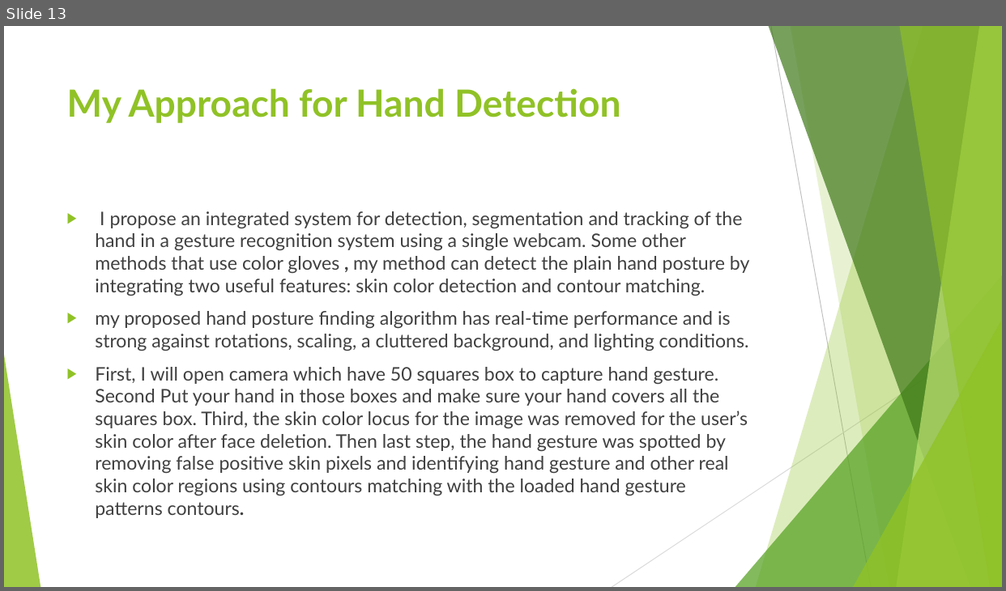
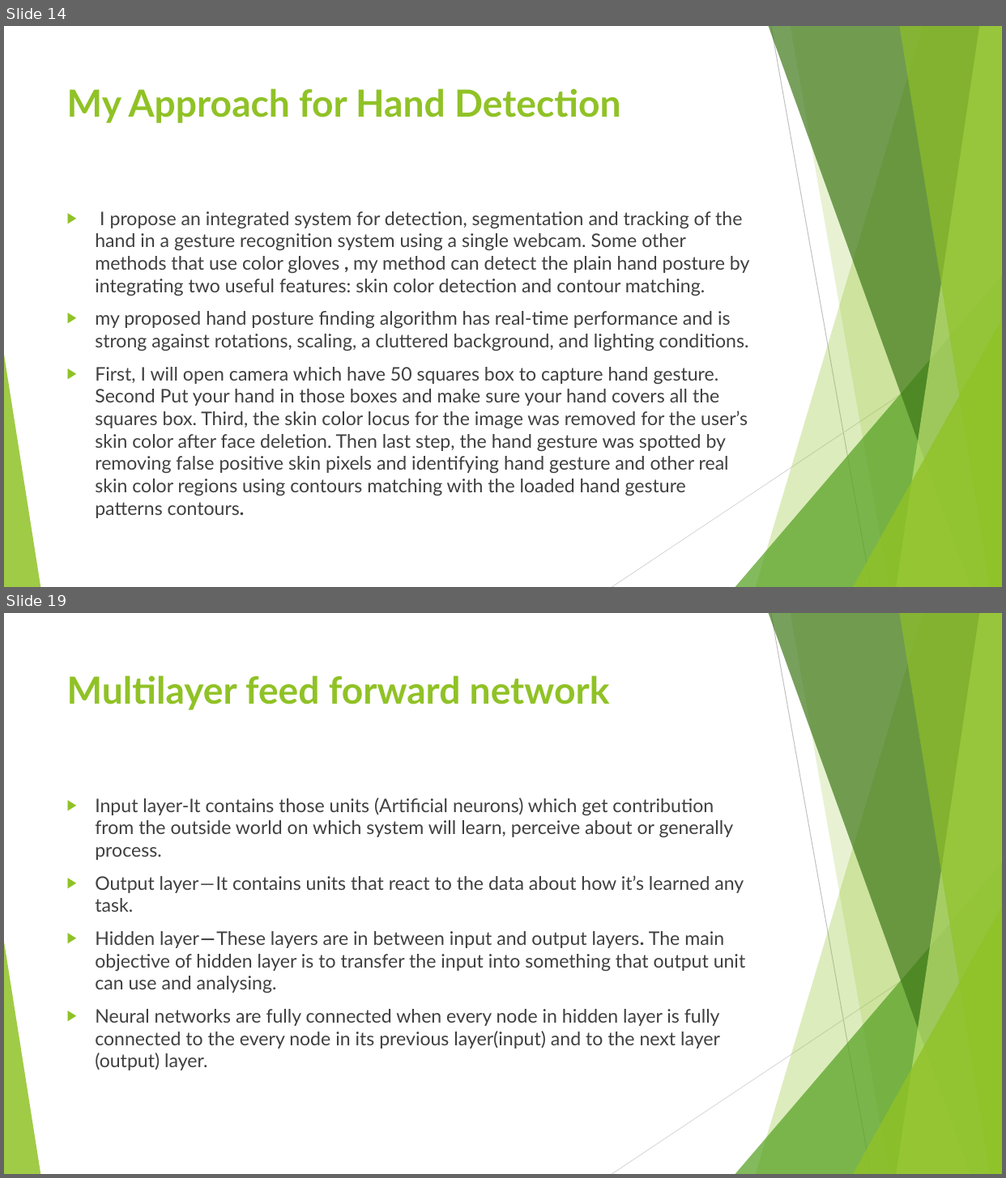
Before and after one commit to sandipgoswami/Mythesis, a slide deck: Sign language/Thesis PPT 0362577.pptx. Shown one above the other, each under a label of ours: slide 13 before the commit, slides 14 and 19 after it; the slides between them are not shown. The pictures are 1006x591 and 1006x1178 pixels, drawn with LibreOffice and Linux fonts; fonts in the diff are those of the drawing. Boxes give left, top, right and bottom in pixels: in the first picture for what was removed or moved away, otherwise in the second. Text is boxed around its words. In the diff, an @@ line names an element or a change of style, - is before the commit and + after.

```diff
--- a/Sign language/Thesis PPT 0362577.pptx
+++ b/Sign language/Thesis PPT 0362577.pptx
@@ slide 19 added at [4, 613, 1002, 1174], background #FFFFFF; not listed: 10 template elements that a slide beside it also shows @@
@@ title added at [67, 675, 610, 710], 36 pt, text #90C226, bold @@
+Multilayer feed forward network
@@ text added at [95, 798, 746, 1071], 18 pt, text #404040 @@
+▶ Input layer-It contains those units (Artificial neurons) which get contribution from the outside world on which system will learn, perceive about or generally process.
+▶ Output layer — It contains units that react to the data about how it’s learned any task.
+▶ Hidden layer — These layers are in between input and output layers. The main objective of hidden layer is to transfer the input into something that output unit can use and analysing.
+▶ Neural networks are fully connected when every node in hidden layer is fully connected to the every node in its previous layer(input) and to the next layer (output) layer.
@@ what was slide 13 is now slide 14 @@
```
Also in this commit, not shown: 1 slide changed, 6 other slides added, 1 slide removed, 15 other files.
